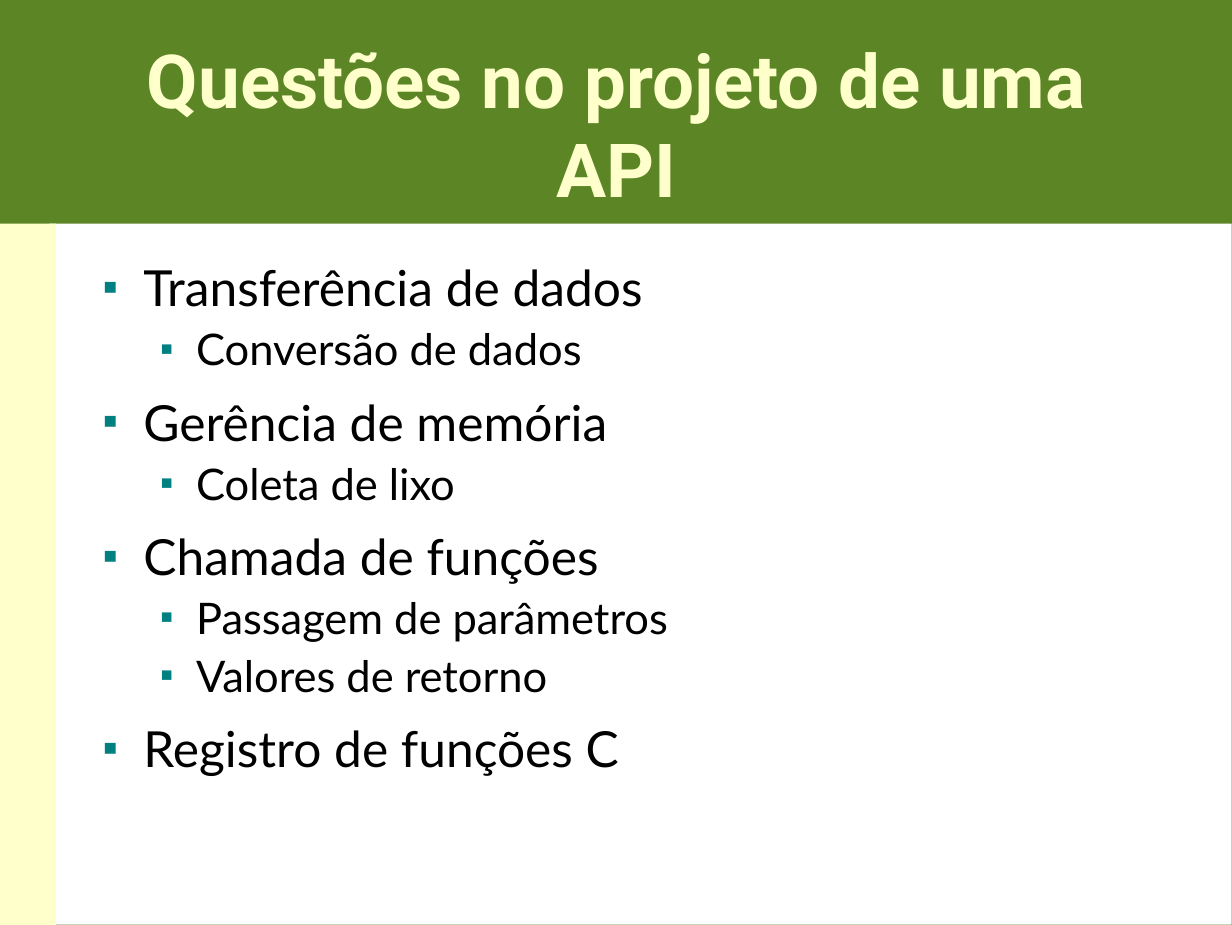
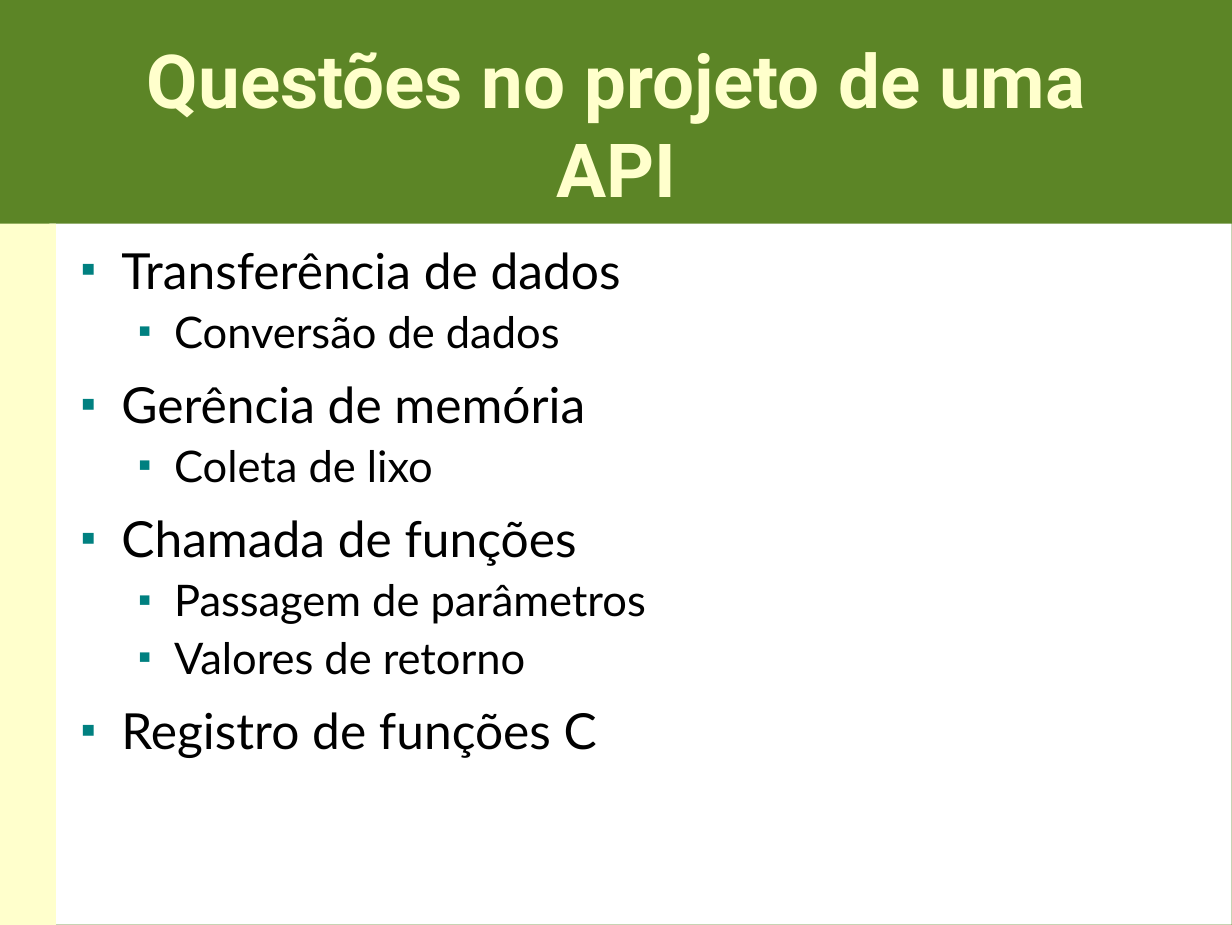
Before and after one commit to hishamhm/libscript, a slide deck: slide 7 of doc/apresentacao.odp (slide 6 before the commit). Drawn at 1232x925 pixels with LibreOffice and Linux fonts; fonts in the diff are those of the drawing. Boxes give left, top, right and bottom in pixels: in the first picture for what was removed or moved away, otherwise in the second. Text is boxed around its words. In the diff, an @@ line names an element or a change of style, - is before the commit and + after.

```diff
--- a/doc/apresentacao.odp
+++ b/doc/apresentacao.odp
@@ text "Transferência de dados": place and size @@
-text "Transferência de dados" at [143,269,668,776]
+text "Transferência de dados" at [121,252,646,758]
```
Also in this commit, not shown: 5 other slides changed, 22 slides added, 2 slides removed, 1 other file.
